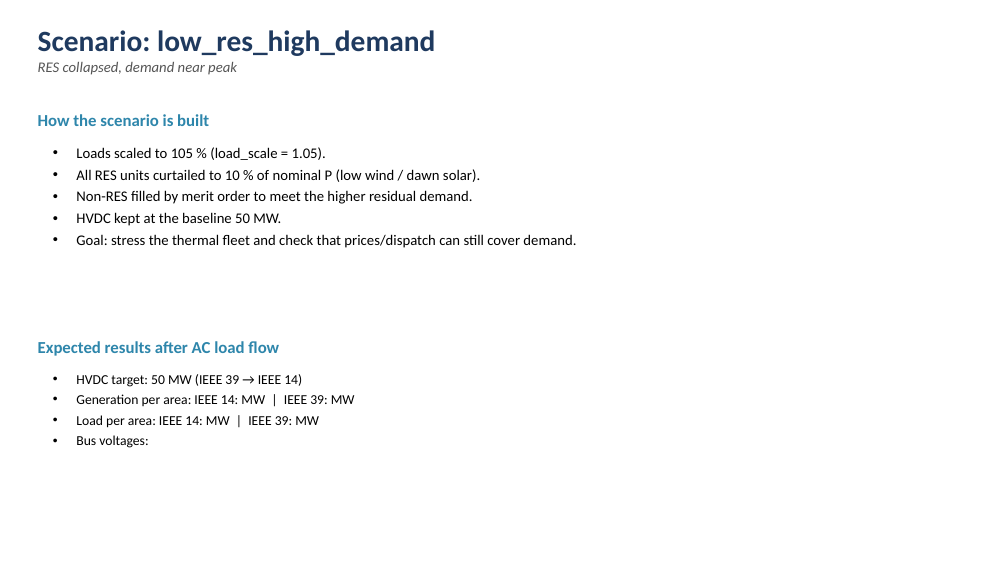
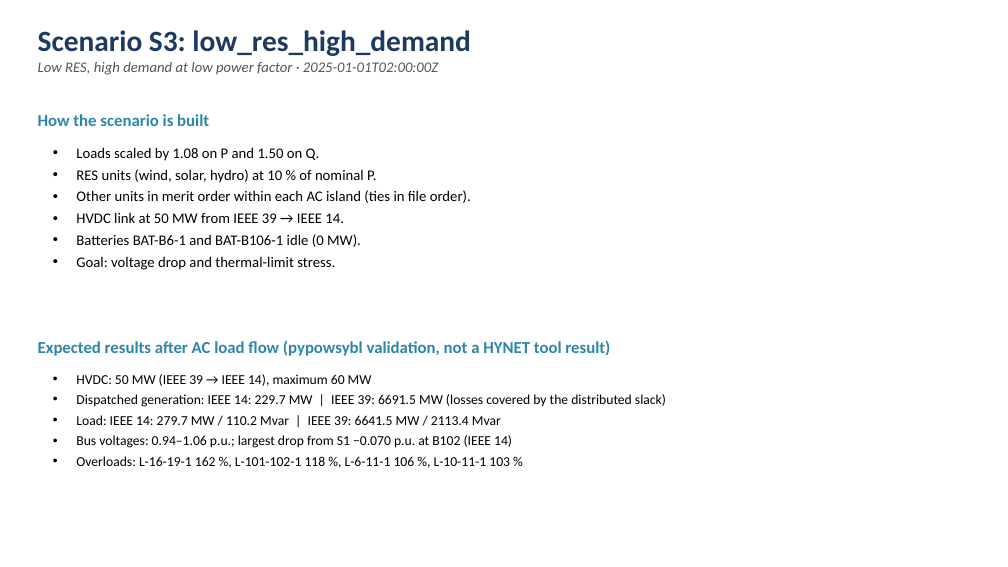
Before and after one commit to SuperGrid-Institute/hynet-t32-reference-test-case, a slide deck: slide 6 of docs/scenarios_presentation.pptx. Drawn at 1008x567 pixels with LibreOffice and Linux fonts; fonts in the diff are those of the drawing. Boxes give left, top, right and bottom in pixels: in the first picture for what was removed or moved away, otherwise in the second. Text is boxed around its words. In the diff, an @@ line names an element or a change of style, - is before the commit and + after.

Commit message:
docs(docs): align the scenario presentation with the shipped scenarios

```diff
--- a/docs/scenarios_presentation.pptx
+++ b/docs/scenarios_presentation.pptx
@@ text at [38, 30, 470, 75]: text changed; size 28 to 14 pt; text colour #1F3A5F to #555555; bold off; italic on @@
-Scenario: low_res_high_demand
-RES collapsed, demand near peak
+Scenario S3: low_res_high_demand
+Low RES, high demand at low power factor · 2025-01-01T02:00:00Z
@@ text at [76, 147, 471, 270]: text changed @@
-• Loads scaled to 105 % (load_scale = 1.05).
-• All RES units curtailed to 10 % of nominal P (low wind / dawn solar).
-• Non-RES filled by merit order to meet the higher residual demand.
-• HVDC kept at the baseline 50 MW.
-• Goal: stress the thermal fleet and check that prices/dispatch can still cover demand.
+• Loads scaled by 1.08 on P and 1.50 on Q.
+• RES units (wind, solar, hydro) at 10 % of nominal P.
+• Other units in merit order within each AC island (ties in file order).
+• HVDC link at 50 MW from IEEE 39 → IEEE 14.
+• Batteries BAT-B6-1 and BAT-B106-1 idle (0 MW).
+• Goal: voltage drop and thermal-limit stress.
@@ text at [38, 341, 610, 356]: text changed @@
-Expected results after AC load flow
+Expected results after AC load flow (pypowsybl validation, not a HYNET tool result)
@@ text at [76, 374, 666, 466]: text changed @@
-• HVDC target: 50 MW (IEEE 39 → IEEE 14)
-• Generation per area: IEEE 14: MW | IEEE 39: MW
-• Load per area: IEEE 14: MW | IEEE 39: MW
-• Bus voltages:
+• HVDC: 50 MW (IEEE 39 → IEEE 14), maximum 60 MW
+• Dispatched generation: IEEE 14: 229.7 MW | IEEE 39: 6691.5 MW (losses covered by the distributed slack)
+• Load: IEEE 14: 279.7 MW / 110.2 Mvar | IEEE 39: 6641.5 MW / 2113.4 Mvar
+• Bus voltages: 0.94–1.06 p.u.; largest drop from S1 −0.070 p.u. at B102 (IEEE 14)
+• Overloads: L-16-19-1 162 %, L-101-102-1 118 %, L-6-11-1 106 %, L-10-11-1 103 %
```
Also in this commit, not shown: 4 other slides changed, 1 other file.
